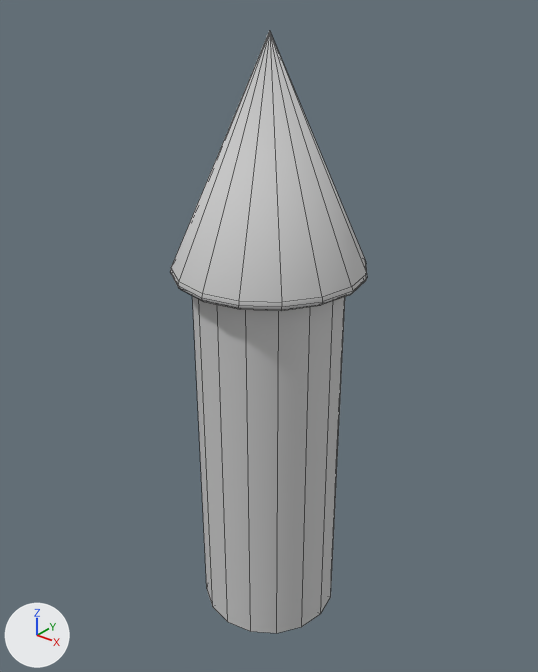
What one commit did to the FBX model Assets/Art/Models/Prop/F_P_Fireworks_0.FBX.
One viewpoint serves both versions: a 50 mm lens placed at (-7.726, -1.016, 1.14), pointed at (-8.468, -0.089, 0.565). Lighting does not change. The marker at lower left points along +X, +Y and +Z. Mesh edges are drawn as thin lines. Where no turn or scale is listed for an object, it has been applied to the vertices.

Script lines for the objects in view, before the commit:
```python
me_mesh = bpy.data.meshes.new('Mesh')
me_mesh.from_pydata(...)  # 130 vertices, 128 faces; spans x -0.164..0.164, y -0.164..0.164, z 0.0..1.066
me_mesh.materials.append(mat_m_fireworks_1)  # light grey #cacaca
ob_f_p_fireworks_0 = bpy.data.objects.new('F_P_Fireworks_0', me_mesh)
ob_f_p_fireworks_0.location = (-8.458, -0.1, 0.0)
```
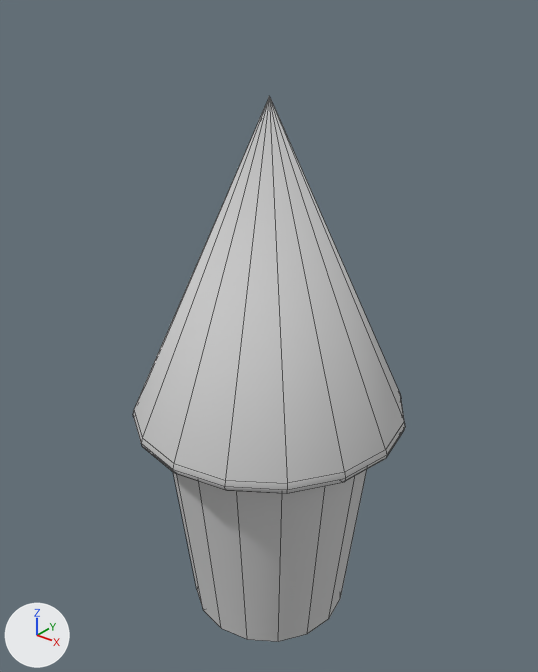
Commit message: 模型修改

The edits, one by one:
me_mesh has 130 vertices, 128 faces and spans x -0.164..0.164, y -0.164..0.164, z 0.0..1.066.
me_mesh is used by ob_f_p_fireworks_0; location (-8.458, -0.1, 0.0).
me_mesh part 1: the loose piece of 97 vertices spanning x -0.164..0.164, y -0.164..0.164, z 0.69..1.066 is multiplied about its middle by the matrix ((1.5, 0.0, 0.0), (0.0, 1.5, 0.0), (0.0, 0.0, 1.486)), then moved by (0.0, 0.0, -0.183).
Part 2, on me_mesh:
Vertex 1 of me_mesh moves from (0.13, 0.0, 0.0) at pixel (320, 613) to (0.15, 0.0, 0.0) at pixel (328, 618).
Vertex 2 of me_mesh moves from (0.12, 0.05, 0.0) at pixel (330, 596) to (0.138, 0.057, 0.0) at pixel (340, 598).
Vertex 3 of me_mesh moves from (0.092, 0.092, 0.0) at pixel (331, 578) to (0.106, 0.106, 0.0).
Vertex 4 of me_mesh moves from (0.05, 0.12, 0.0) to (0.057, 0.138, 0.0).
Vertex 5 of me_mesh moves from (0.0, 0.13, 0.0) to (0.0, 0.15, 0.0).
Vertex 6 of me_mesh moves from (-0.05, 0.12, 0.0) to (-0.057, 0.138, 0.0).
Vertex 7 of me_mesh moves from (-0.092, 0.092, 0.0) to (-0.106, 0.106, 0.0).
Vertex 8 of me_mesh moves from (-0.12, 0.05, 0.0) to (-0.138, 0.057, 0.0).
Vertex 9 of me_mesh moves from (-0.13, 0.0, 0.0) to (-0.15, 0.0, 0.0).
Vertex 10 of me_mesh moves from (-0.12, -0.05, 0.0) to (-0.138, -0.057, 0.0).
Vertex 11 of me_mesh moves from (-0.092, -0.092, 0.0) at pixel (206, 588) to (-0.106, -0.106, 0.0) at pixel (196, 589).
Vertex 12 of me_mesh moves from (-0.05, -0.12, 0.0) at pixel (212, 606) to (-0.057, -0.138, 0.0) at pixel (203, 610).
Vertex 13 of me_mesh moves from (0.0, -0.13, 0.0) at pixel (227, 621) to (0.0, -0.15, 0.0) at pixel (221, 628).
Vertex 14 of me_mesh moves from (0.05, -0.12, 0.0) at pixel (250, 631) to (0.057, -0.138, 0.0) at pixel (247, 639).
Vertex 15 of me_mesh moves from (0.092, -0.092, 0.0) at pixel (276, 633) to (0.106, -0.106, 0.0) at pixel (278, 641).
Vertex 16 of me_mesh moves from (0.12, -0.05, 0.0) at pixel (301, 626) to (0.138, -0.057, 0.0) at pixel (307, 633).
Vertex 17 of me_mesh moves from (0.13, 0.0, 0.69) to (0.195, 0.0, 0.415).
Vertex 18 of me_mesh moves from (0.12, 0.05, 0.69) to (0.18, 0.075, 0.415).
Vertex 19 of me_mesh moves from (0.092, 0.092, 0.69) to (0.138, 0.138, 0.415).
Vertex 20 of me_mesh moves from (0.05, 0.12, 0.69) to (0.075, 0.18, 0.415).
Vertex 21 of me_mesh moves from (0.0, 0.13, 0.69) to (0.0, 0.195, 0.415).
Vertex 22 of me_mesh moves from (-0.05, 0.12, 0.69) to (-0.075, 0.18, 0.415).
Vertex 23 of me_mesh moves from (-0.092, 0.092, 0.69) to (-0.138, 0.138, 0.415).
Vertex 24 of me_mesh moves from (-0.12, 0.05, 0.69) to (-0.18, 0.075, 0.415).
Vertex 25 of me_mesh moves from (-0.13, 0.0, 0.69) to (-0.195, 0.0, 0.415).
Vertex 26 of me_mesh moves from (-0.12, -0.05, 0.69) to (-0.18, -0.075, 0.415).
Vertex 27 of me_mesh moves from (-0.092, -0.092, 0.69) to (-0.138, -0.138, 0.415).
Vertex 28 of me_mesh moves from (-0.05, -0.12, 0.69) to (-0.075, -0.18, 0.415).
Vertex 29 of me_mesh moves from (0.0, -0.13, 0.69) to (0.0, -0.195, 0.415).
Vertex 30 of me_mesh moves from (0.05, -0.12, 0.69) to (0.075, -0.18, 0.415).
Vertex 31 of me_mesh moves from (0.092, -0.092, 0.69) to (0.138, -0.138, 0.415).
Vertex 32 of me_mesh moves from (0.12, -0.05, 0.69) to (0.18, -0.075, 0.415).

Boxes (x1, y1, x2, y2) around the edits, measured in the pictures (538 x 672 px; the box of a moved part takes in the faces that stretch with it):
'F_P_Fireworks_0', reshaped (38% wider, 9% shorter): before (170, 30, 367, 633); after (133, 96, 405, 642)
part 1 of me_mesh, moved or reshaped: before (170, 30, 367, 311); after (133, 96, 405, 493)
part 2 of me_mesh, moved or reshaped: before (193, 296, 345, 633); after (173, 470, 367, 642)
